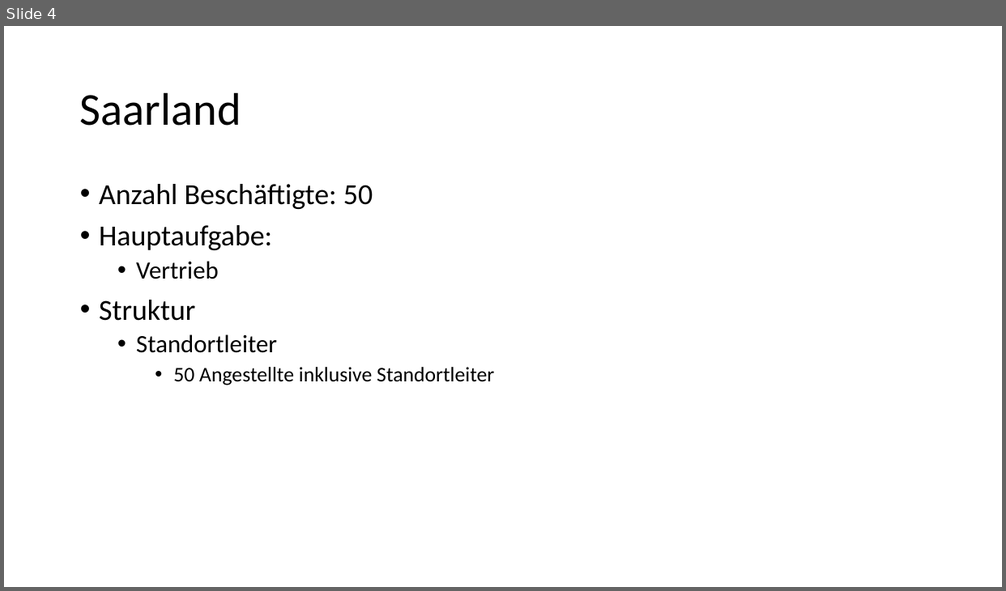
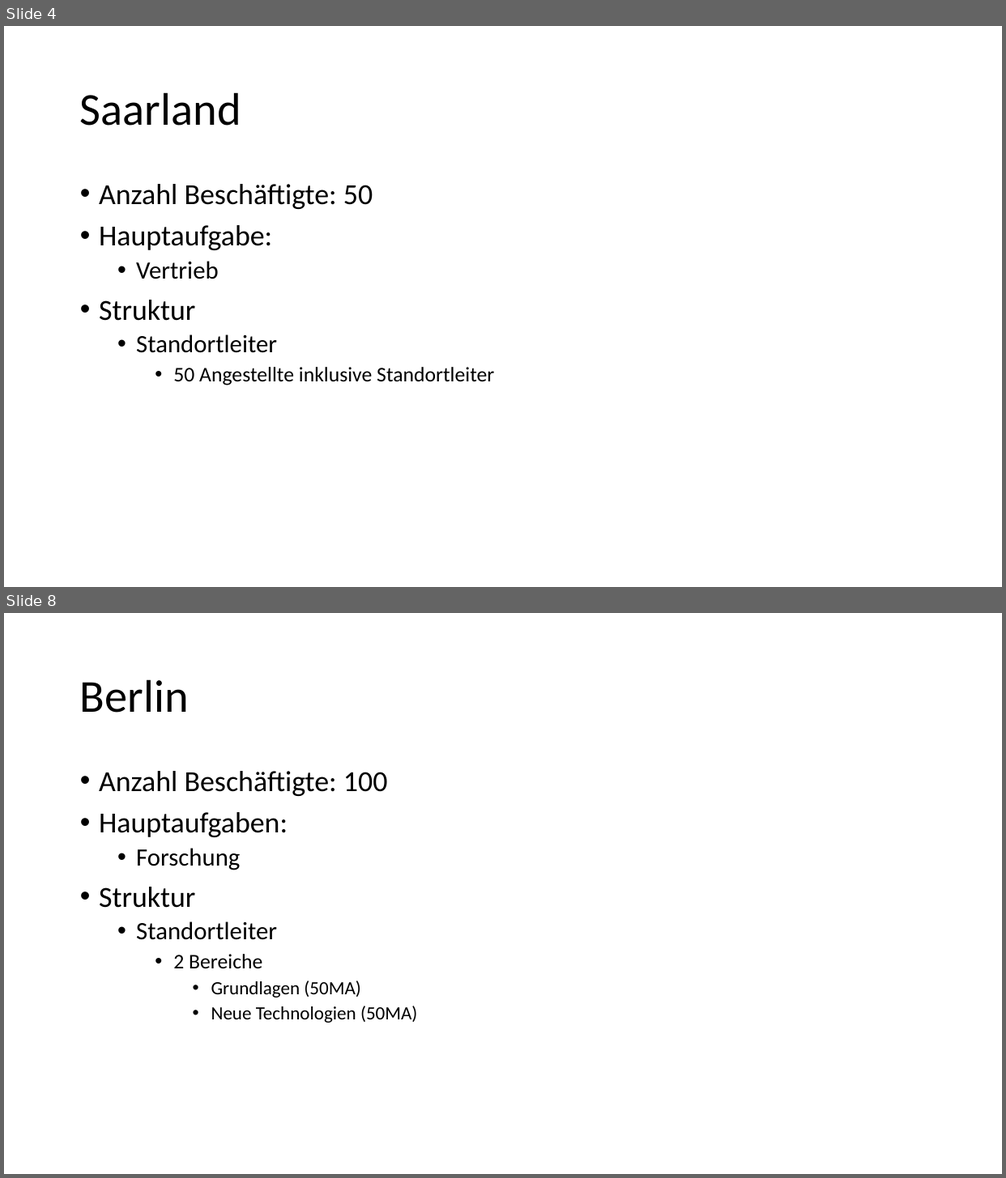
Before and after one commit to Masterarth/PM, a slide deck: documents/projectmanagement/Allgemeines/Unternehmensanalyse-Struktur.pptx. Shown one above the other, each under a label of ours: slide 4 before the commit, slides 4 and 8 after it; the slides between them are not shown. The pictures are 1006x591 and 1006x1178 pixels, drawn with LibreOffice and Linux fonts; fonts in the diff are those of the drawing. Boxes give left, top, right and bottom in pixels: in the first picture for what was removed or moved away, otherwise in the second. Text is boxed around its words. In the diff, an @@ line names an element or a change of style, - is before the commit and + after.

```diff
--- a/documents/projectmanagement/Allgemeines/Unternehmensanalyse-Struktur.pptx
+++ b/documents/projectmanagement/Allgemeines/Unternehmensanalyse-Struktur.pptx
@@ slide 8 added at [4, 613, 1002, 1174], background #FFFFFF @@
@@ title added at [80, 679, 189, 713], 44 pt, text #000000 @@
+Berlin
@@ text added at [99, 771, 417, 1023], 28 pt, text #000000 @@
+• Anzahl Beschäftigte: 100
+• Hauptaufgaben:
+  • Forschung
+• Struktur
+  • Standortleiter
+    • 2 Bereiche
+      • Grundlagen (50MA)
+      • Neue Technologien (50MA)
```
Also in this commit, not shown: 4 slides changed, 2 other slides added, 2 other files.
